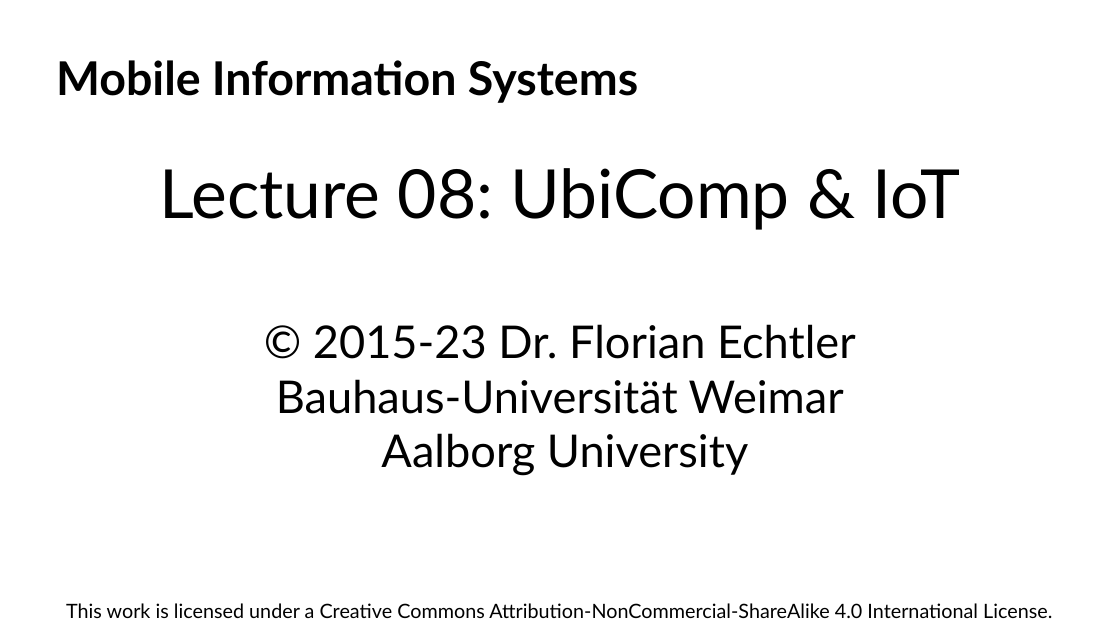
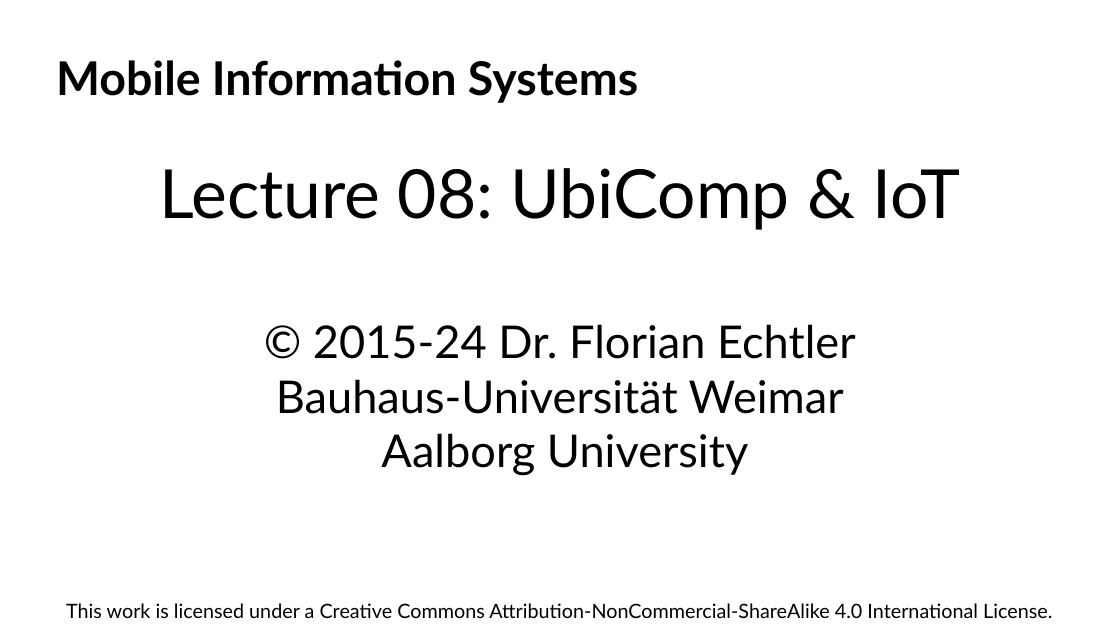
Before and after one commit to floe/mobile-information-systems, a slide deck: slide 1 of 08-ubicomp-iot.odp. Drawn at 1120x630 pixels with LibreOffice and Linux fonts; fonts in the diff are those of the drawing; background and template pictures are left out. Boxes give left, top, right and bottom in pixels: in the first picture for what was removed or moved away, otherwise in the second. Text is boxed around its words. In the diff, an @@ line names an element or a change of style, - is before the commit and + after.

```diff
--- a/08-ubicomp-iot.odp
+++ b/08-ubicomp-iot.odp
@@ text at (x1=313, y1=324, x2=856, y2=359): text changed @@
-© 2015-23 Dr. Florian Echtler
+© 2015-24 Dr. Florian Echtler
```
Also in this commit, not shown: 34 other slides changed, 1 other file.
